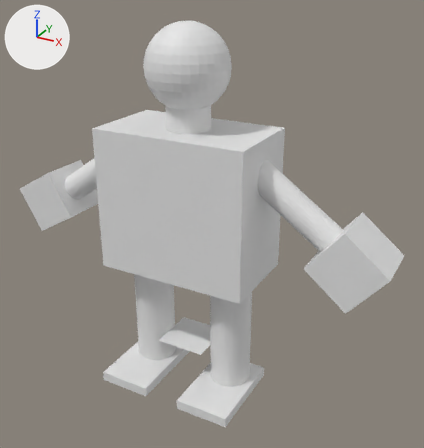
The FBX model Game/res/modelos/Bob.fbx as it was, and as the next commit left it.
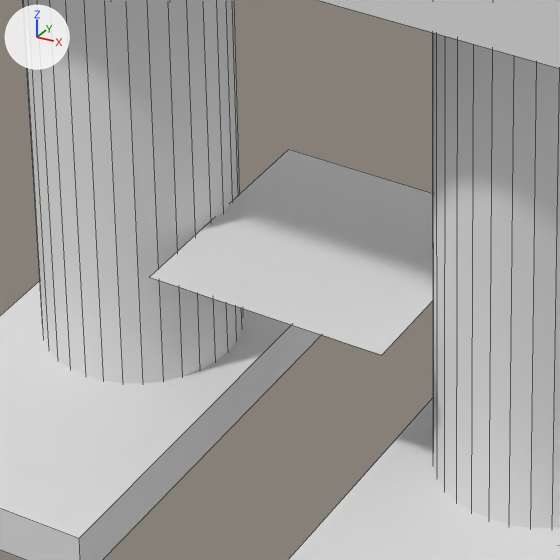
There are two pictures of each version: one whole from a 50 mm camera at (10.58, -17.53, 13.97) aimed at (0.9, 0.07, 5.18), one close up on the part from 31% to 55% of the width and 65% to 88% of the height. Every picture has the same lights, and +X, +Y and +Z are marked at upper left. The close-ups show mesh edges as thin lines. Where no turn or scale is listed for an object, it has been applied to the vertices.

Names of what the first close-up shows: 'Pata_Der', 'Pata_Izq', 'Pierna_Der', 'Pierna_Izq', 'Plane_BSP1', 'Torso'.
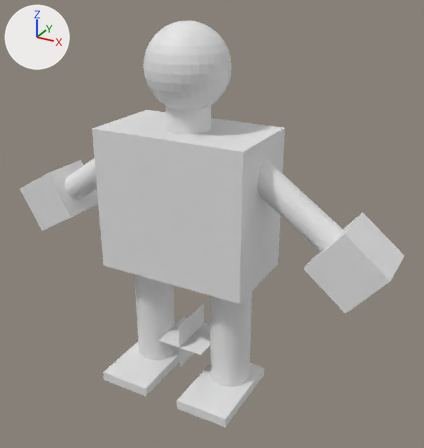
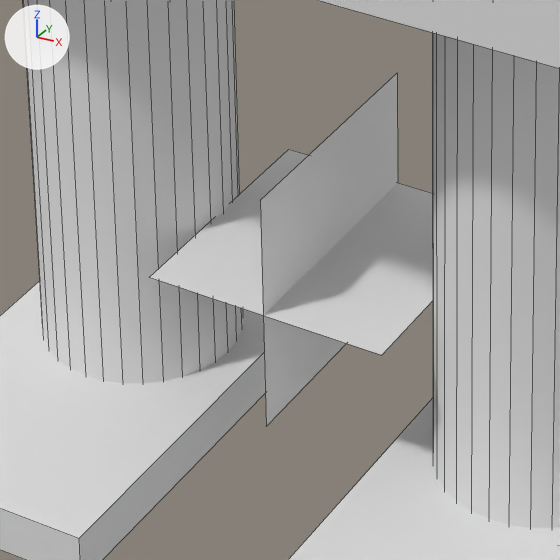
Pixel boxes (x1, y1, x2, y2) of what changed, in the close-ups (560 x 560 px):
```json
{"object": "Plane_BSP2", "change": "added", "after": [260, 73, 398, 427]}
```

The change, as JSON lines over the scene's bpy script:
```json
{"op": "add", "block": "me_plane_017", "code": ["me_plane_017 = bpy.data.meshes.new('Plane.017')", "me_plane_017.from_pydata([(0.0, -1.0, 1.0), (0.0, -1.0, -1.0), (0.0, 1.0, 1.0), (0.0, 1.0, -1.0)], [], [(0, 1, 3, 2)])"]}
{"op": "add", "block": "ob_plane_bsp2", "code": ["ob_plane_bsp2 = bpy.data.objects.new('Plane_BSP2', me_plane_017)", "ob_plane_bsp2.location = (0.0, 0.0, 0.0)"]}
```
